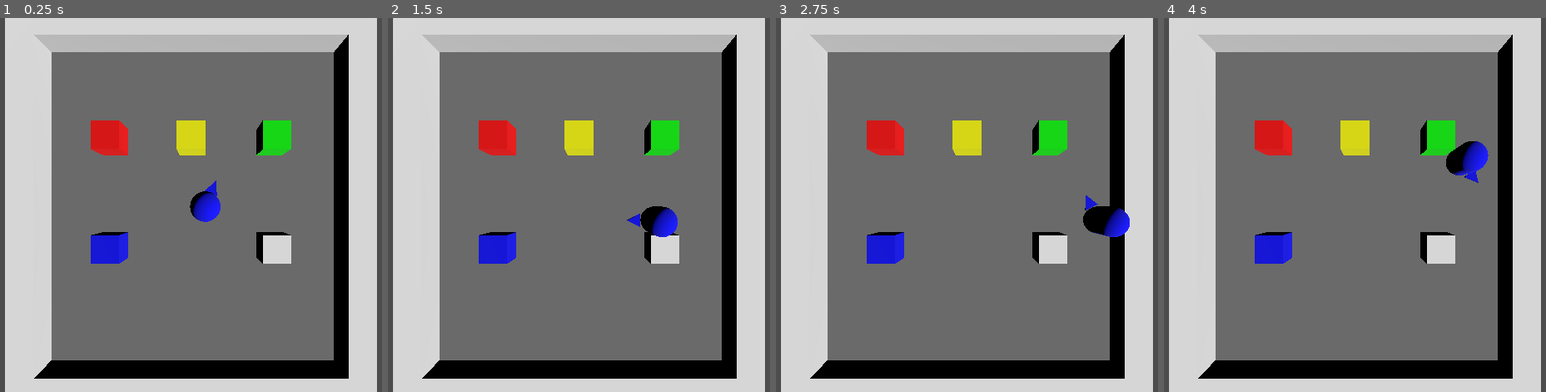
Above: before the commit, frames 1-4 (left to right).
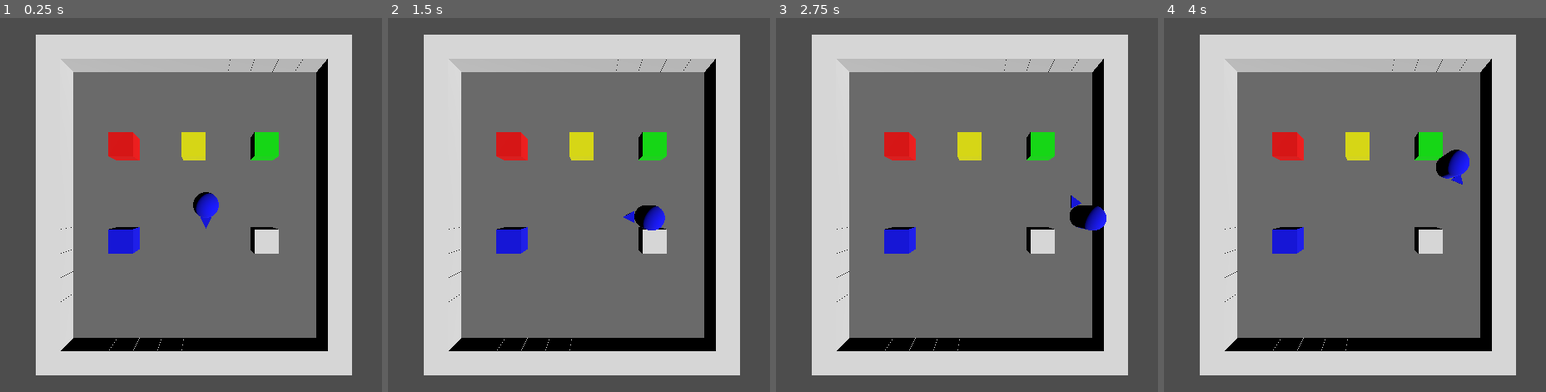
Above: after the commit, the same moments.

Repository: ciromdrs/BaseShooter
Game: Godot game, scene res://scenes/minigames/MoveMinigame.tscn
Same seed, same stepped clock (60 frames per second), same inputs: the game is played once before the commit and once after it.
Inputs (mouse positions are in pixels of both pictures, inside the frame that each line leads up to):
- Up to frame 1 (0.25 s): no input
- Up to frame 2 (1.5 s): tap Enter at 0.5 s; move the mouse to (739, 186) at 0.52 s; hold D (move_right) 0.53-1.28 s; click (739, 186) at 0.67 s; move the mouse to (460, 223) at 1.27 s; hold S (move_down) from 1.28 s (still down)
- Up to frame 3 (2.75 s): tap Space at 2 s; move the mouse to (1047, 122) at 2.02 s; release S (move_down) at 2.03 s; hold D (move_right) from 2.03 s (still down)
- Up to frame 4 (4 s): move the mouse to (1335, 279) at 2.77 s; release D (move_right) at 2.78 s; hold W (move_up) 2.78-3.53 s; click (1335, 279) at 2.92 s; move the mouse to (outside the picture) at 3.52 s; hold A (move_left) from 3.53 s (still down)

The runs differ from the first frame. In frame 1, 52% of the frame differs, in the area x 1-99%, y 0-100%; in frame 2, 52%; in frame 3, 52%; in frame 4, 52%.

Commit message:
Fix camera position in MoveMinigame

Diff:
--- a/scenes/minigames/MoveMinigame.tscn
+++ b/scenes/minigames/MoveMinigame.tscn
@@ -27,6 +27,6 @@
 metadata/_editor_floor_ = Vector3(0, 0, 0)
 
 [node name="Camera3D" type="Camera3D" parent="."]
-transform = Transform3D(1, 0, 0, 0, -4.37114e-08, 1, 0, -1, -4.37114e-08, 0.0222015, 10.4994, -0.0536041)
+transform = Transform3D(1, 0, 0, 0, -4.37114e-08, 1, 0, -1, -4.37114e-08, 0, 12, 0)
 current = true
 size = 15.0
